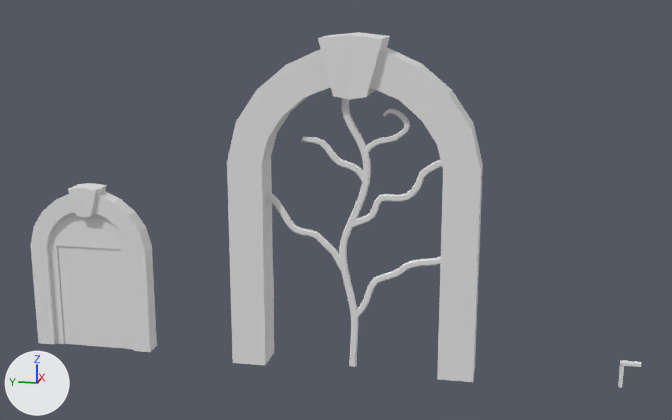
One commit to the Blender file Assets/Models/Window.blend: the scene before it, then after it.
Rendered twice from a camera (50 mm lens) standing at (-49.9, -9.0, 21.8) and looking at (0.1, 1.0, 9.3). Arrows for +X, +Y and +Z are at lower left; the lights stay in place.

Script lines for the objects in view, before the commit:
```python
me_cube = bpy.data.meshes.new('Cube')
me_cube.from_pydata(...)  # 32 vertices, 21 faces; spans x -0.26..0.26, y -2.78..2.78, z 0.0..8.84
me_cube_000 = bpy.data.meshes.new('Cube.000')
me_cube_000.from_pydata(...)  # 118 vertices, 98 faces; spans x -0.69..0.78, y -3.7..3.7, z 0.03..10.04
me_cube_001 = bpy.data.meshes.new('Cube.001')
me_cube_001.from_pydata(...)  # 8 vertices, 5 faces; spans x -0.19..0.19, y -4.14..-0.01, z 0.0..6.33
me_plane = bpy.data.meshes.new('Plane')
me_plane.from_pydata(...)  # 8 vertices, 3 faces; spans x -16.6..0.0, y -5.2..5.2, z 0.0
me_plane.materials.append(mat_material_001)
ob_door_001 = bpy.data.objects.new('Door.001', me_cube_001)
ob_door_001.parent = ob_door
ob_door_001.matrix_parent_inverse = Matrix(((1.0, 0.0, 0.0, 0.0), (0.0, 1.0, 0.0, -16.0), (0.0, 0.0, 1.0, 0.0), (0.0, 0.0, 0.0, 1.0)))
ob_door_001.location = (0.0, 18.07, 0.0)
ob_door_end = bpy.data.objects.new('Door_End', me_cube)
ob_door_end.parent = ob_door
ob_door_end.matrix_parent_inverse = Matrix(((1.0, 0.0, 0.0, 0.0), (0.0, 1.0, 0.0, -16.0), (0.0, 0.0, 1.0, 0.0), (0.0, 0.0, 0.0, 1.0)))
ob_door_end.location = (0.0, 16.0, 0.0)
ob_door_frame = bpy.data.objects.new('Door_Frame', me_cube_000)
ob_door_frame.parent = ob_door
ob_door_frame.matrix_parent_inverse = Matrix(((1.0, 0.0, 0.0, 0.0), (0.0, 1.0, 0.0, -16.0), (0.0, 0.0, 1.0, 0.0), (0.0, 0.0, 0.0, 1.0)))
ob_door_frame.location = (0.0, 16.0, 0.0)
ob_window_pane = bpy.data.objects.new('Window_Pane', me_plane)
ob_window_pane.parent = ob_window
ob_window_pane.location = (0.0, 0.0, 0.0)
ob_window_pane.rotation_euler = (0.0, 1.571, 0.0)  # degrees (0, 90, 0)
# also in view: 'Branches' at (0.0, 0.0, 7.9); 'Frame' at (0.0, 0.0, 9.5)
```
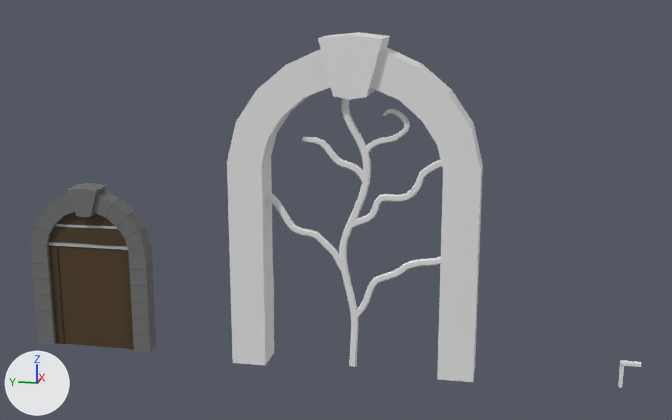
Where the change shows, as pixel boxes [x1, y1, x2, y2] in the pictures (672 x 420 px; the box of a moved part takes in the faces that stretch with it):
'Door.001', recoloured (grey to brown)
    both: [58, 246, 127, 349]
'Door_End', recoloured (grey to brown)
    both: [49, 212, 134, 350]
part 1 of me_cube_000, moved or reshaped
    before: [68, 183, 106, 218]
    after: [68, 183, 106, 217]
part 2 of me_cube_000, recoloured
    both: [31, 185, 157, 352]

What the commit changed:
Picture 'Arch_Albedo' (img_arch_albedo) is new.
Picture 'DoorFrame_Albedo' (img_doorframe_albedo) is new.
Picture 'Door_Albedo' (img_door_albedo) is new.
Material 'Arch' (mat_arch) is new.
Its texture is img_arch_albedo.
Its roughness is 1.0.
Its specular ior level is 0.0583.
Material 'DoorFrame' (mat_doorframe) is new.
Its texture is img_doorframe_albedo.
Material 'Door' (mat_door) is new.
Its texture is img_door_albedo.
me_cube_001 has 8 vertices, 5 faces and spans x -0.19..0.19, y -4.14..-0.01, z 0.0..6.33.
me_cube_001 now uses material mat_door (picture img_door_albedo).
me_cube has 32 vertices, 21 faces and spans x -0.26..0.26, y -2.78..2.78, z 0.0..8.84.
me_cube now uses material mat_doorframe (picture img_doorframe_albedo).
me_cube_000 is used by ob_door_frame; parent ob_door; location (0.0, 16.0, 0.0).
me_cube_000 had 118 vertices, 98 faces and spanned x -0.69..0.78, y -3.7..3.7, z 0.03..10.04.
me_cube_000 now has 112 vertices, 98 faces and spans x -0.69..0.78, y -3.7..3.7, z 0.03..10.04.
Part 1, on me_cube_000:
10 vertices are removed from x -0.67..0.77, y -0.02..0.02, z 8.27..10.04.
10 faces are deleted.
4 vertices are added at (-0.67, 0.0, 10.04), (-0.67, 0.0, 8.27), (0.77, 0.0, 8.27), (0.77, 0.0, 10.04).
10 new faces join them.
me_cube_000 part 2: 88 faces spanning x -0.69..0.78, y -3.66..3.66, z 0.03..9.95 switch from no material to mat_arch (picture img_arch_albedo).
